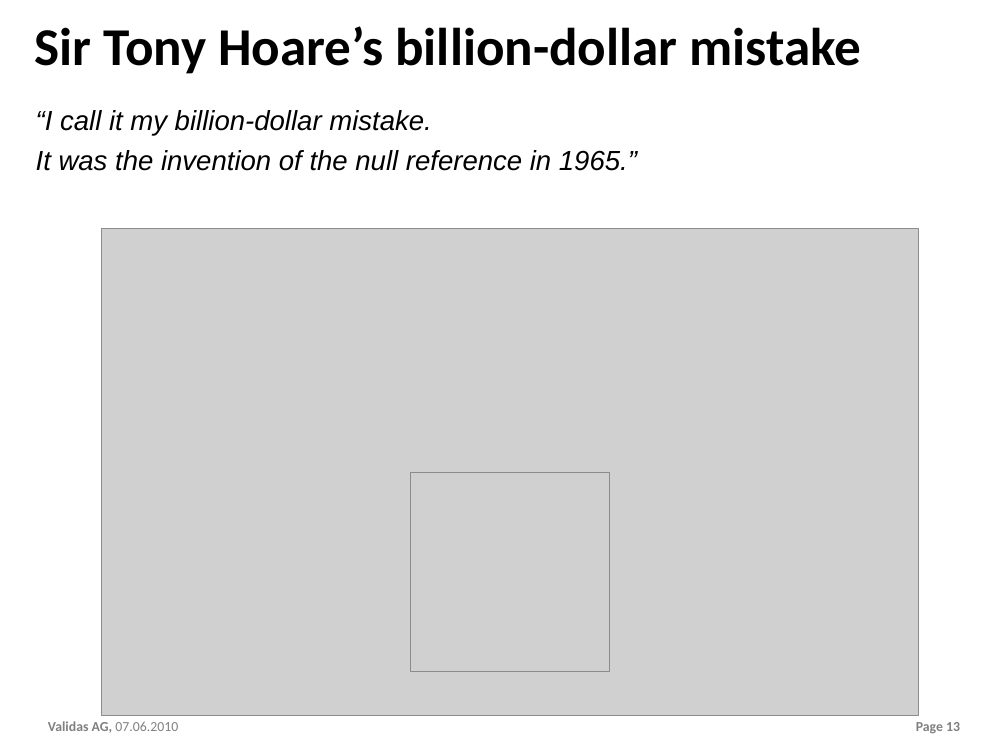
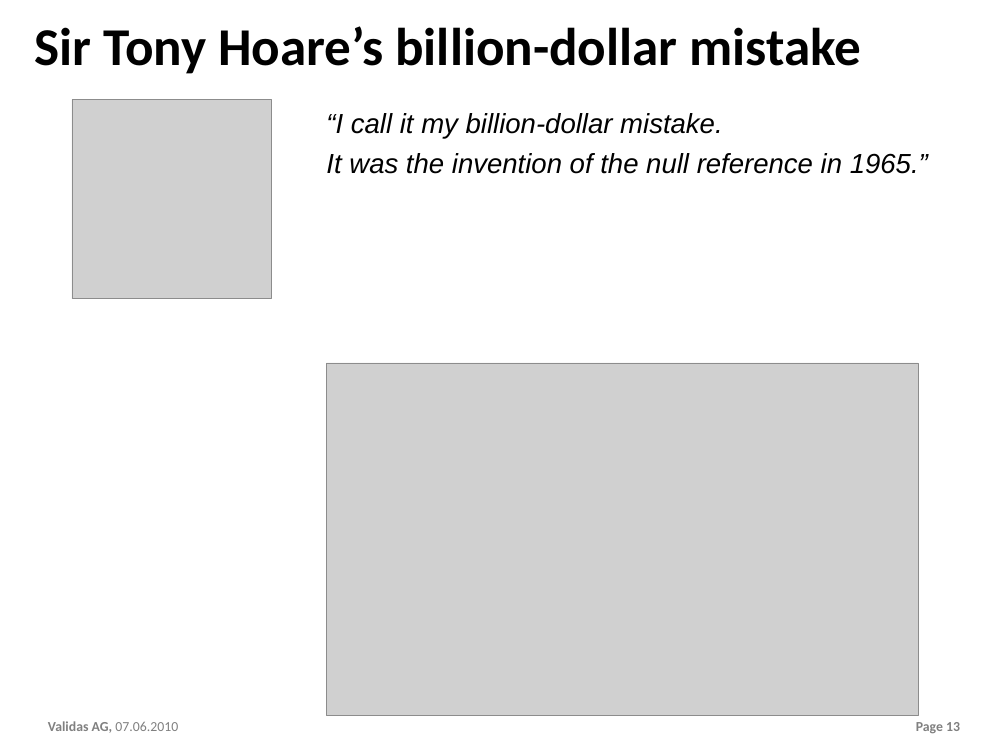
Before and after one commit to theoremprover/chess, a slide deck: slide 13 of ppt/Chess200.pptx. Drawn at 1008x756 pixels with LibreOffice and Linux fonts; fonts in the diff are those of the drawing; grey boxes stand for pictures; background and template pictures are left out. Boxes give left, top, right and bottom in pixels: in the first picture for what was removed or moved away, otherwise in the second. Text is boxed around its words. In the diff, an @@ line names an element or a change of style, - is before the commit and + after.

```diff
--- a/ppt/Chess200.pptx
+++ b/ppt/Chess200.pptx
@@ picture: place and size @@
-picture at bbox=[410, 472, 610, 671]
+picture at bbox=[72, 100, 271, 299]
@@ text "“I call it my billion-dollar ...": place and size @@
-text "“I call it my billion-dollar ..." at bbox=[36, 110, 637, 171]
+text "“I call it my billion-dollar ..." at bbox=[326, 113, 928, 174]
@@ picture: place and size @@
-picture at bbox=[101, 229, 918, 716]
+picture at bbox=[327, 363, 919, 716]
```
Also in this commit, not shown: 5 other slides changed.
